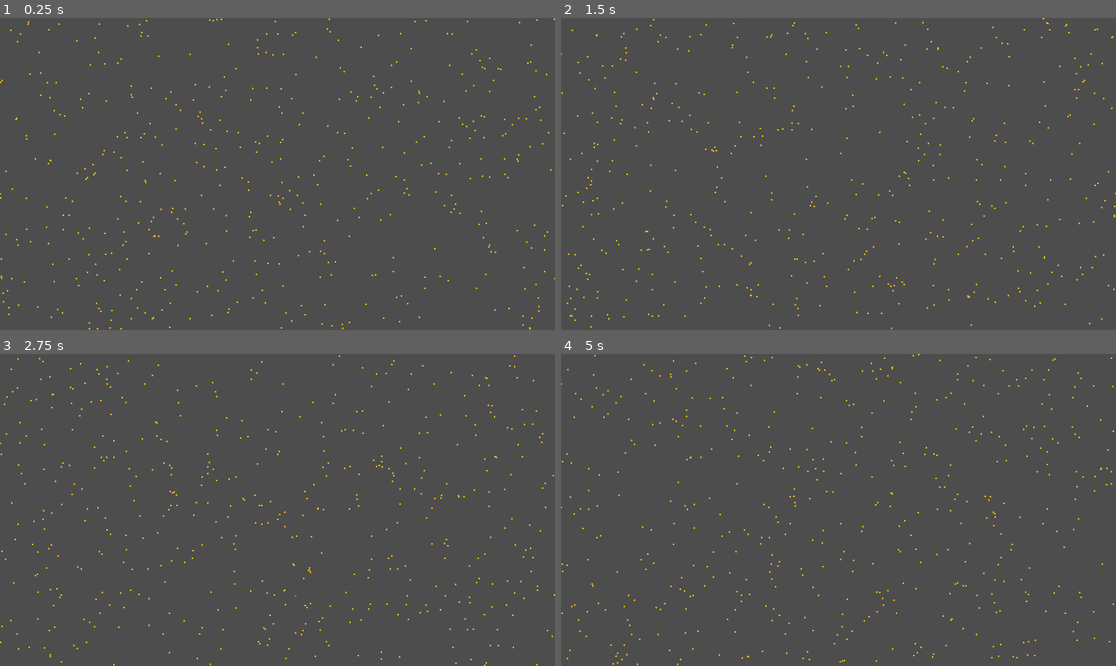
Above: before the commit, frames 1-4 (two rows, left to right).
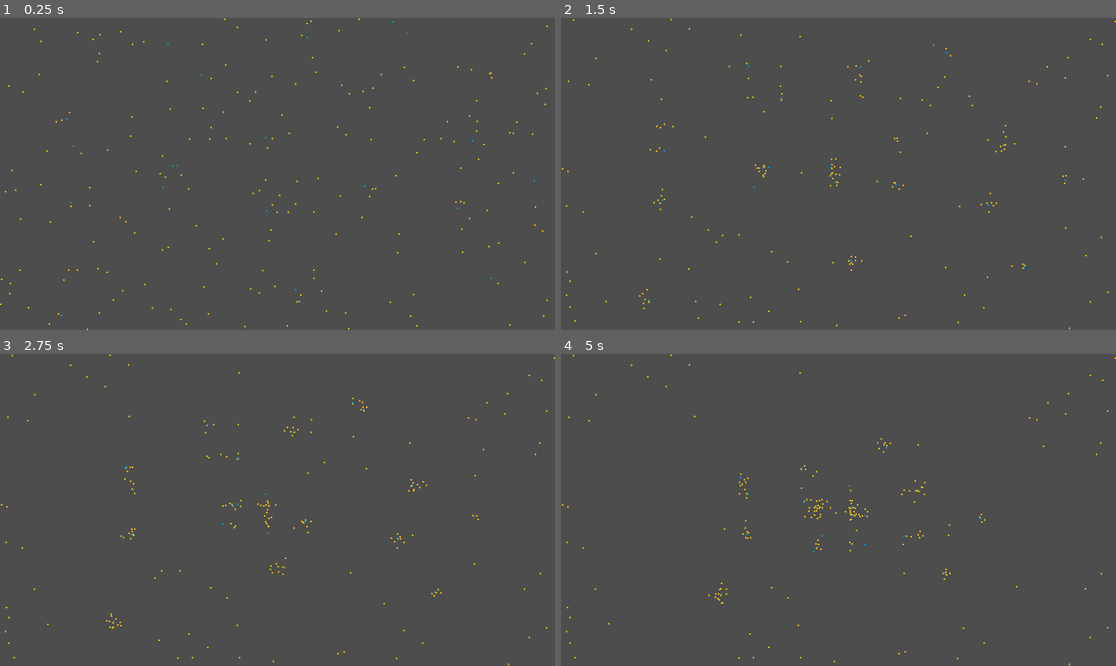
Above: after the commit, the same moments.

Repository: MDIVS/chemicals
Game: Godot game, scene res://core/main.tscn
Same seed, same stepped clock (60 frames per second), same inputs: the game is played once before the commit and once after it.
Inputs:
- Up to frame 1 (0.25 s): no input
- Up to frame 2 (1.5 s): no input
- Up to frame 3 (2.75 s): no input
- Up to frame 4 (5 s): no input

The runs differ from the first frame. In frame 1, 1.3% of the frame differs, in the area x 0-100%, y 0-100%; in frame 2, 1.2%; in frame 3, 1.2%; in frame 4, 1.3%.

Commit message:
added proton interaction

Diff:
--- a/core/main.gd
+++ b/core/main.gd
@@ -1,6 +1,7 @@
 extends Node2D
 
 const O_ELECTRON = preload("res://objects/electron/electron.tscn")
+const O_PROTON = preload("res://objects/proton/proton.tscn")
 
 var electrons:Array[Node]
 var protons:Array[Node]
@@ -8,9 +9,16 @@
 var unknowns:Array[Node]
 
 func _ready():
-	for i in 500:
+	for i in 200:
 		var e = O_ELECTRON.instantiate()
 		e.position = Vector2(G.view_size.x*randf(), G.view_size.y*randf())
 		e.controller = self
 		electrons.append(e)
 		add_child(e)
+
+	for i in 20:
+		var p = O_PROTON.instantiate()
+		p.position = Vector2(G.view_size.x*randf(), G.view_size.y*randf())
+		p.controller = self
+		protons.append(p)
+		add_child(p)
--- a/objects/electron/electron.gd
+++ b/objects/electron/electron.gd
@@ -1,11 +1,52 @@
 extends Sprite2D
 
+
+const FRICTION:float = .95
+
+const ELECTRON_INFLUENCE_DISTANCE:float = 10
+const PROTON_INFLUENCE_DISTANCE:float = 100
+
 var motion:Vector2 = Vector2(randf()*2-1, randf()*2-1)
-var controller
+var controller:Node
 
 func _process(delta):
-	position += motion.normalized()*delta*250
 	if position.x<0: motion.x = abs(motion.x)
 	if position.y<0: motion.y = abs(motion.y)
 	if position.x>G.view_size.x: motion.x = -abs(motion.x)
 	if position.y>G.view_size.y: motion.y = -abs(motion.y)
+	position += motion*delta*250
+
+	for e in controller.electrons:
+		if e!=self && position.distance_to(e.position) < ELECTRON_INFLUENCE_DISTANCE:
+			var x_force:float = (position.x-e.position.x)/PROTON_INFLUENCE_DISTANCE
+			var y_force:float = (position.y-e.position.y)/PROTON_INFLUENCE_DISTANCE
+			x_force = (abs(x_force)-1)*sign(x_force)
+			y_force = (abs(y_force)-1)*sign(y_force)
+
+			x_force = x_force*x_force*sign(x_force)
+			y_force = y_force*y_force*sign(y_force)
+			x_force = x_force*x_force*sign(x_force)
+			y_force = y_force*y_force*sign(y_force)
+			x_force = x_force*x_force*sign(x_force)
+			y_force = y_force*y_force*sign(y_force)
+
+			var force:Vector2 = Vector2(x_force, y_force)
+			motion -= force*.1
+#			motion += (position-e.position)/ELECTRON_INFLUENCE_DISTANCE*delta
+
+	for p in controller.protons:
+		if p!=self && position.distance_to(p.position) < PROTON_INFLUENCE_DISTANCE:
+			var x_force:float = (position.x-p.position.x)/PROTON_INFLUENCE_DISTANCE
+			var y_force:float = (position.y-p.position.y)/PROTON_INFLUENCE_DISTANCE
+			x_force = (abs(x_force)-1)*sign(x_force)
+			y_force = (abs(y_force)-1)*sign(y_force)
+
+			var force:Vector2 = Vector2(x_force*x_force*sign(x_force), y_force*y_force*sign(y_force))
+#			force *= 2
+#			force = force*force
+
+			motion += force*.1
+#			motion -= (position-p.position)/PROTON_INFLUENCE_DISTANCE*delta*100
+
+	motion *= FRICTION
+#	if motion.length() < .1: motion = motion.normalized()*.1
--- a/objects/electron/electron.tscn
+++ b/objects/electron/electron.tscn
@@ -1,8 +1,8 @@
-[gd_scene load_steps=3 format=3 uid="uid://nthetvkh7dyc"]
+[gd_scene load_steps=3 format=3 uid="uid://qnxxto6dbxkh"]
 
-[ext_resource type="Texture2D" uid="uid://byomnm17hj1ue" path="res://objects/electron/icon.png" id="1_731ep"]
+[ext_resource type="Texture2D" uid="uid://byomnm17hj1ue" path="res://objects/electron/electron.png" id="1_5npmo"]
 [ext_resource type="Script" path="res://objects/electron/electron.gd" id="1_nkh3b"]
 
 [node name="Electron" type="Sprite2D"]
-texture = ExtResource("1_731ep")
+texture = ExtResource("1_5npmo")
 script = ExtResource("1_nkh3b")
--- /dev/null
+++ b/objects/proton/proton.gd
@@ -0,0 +1,30 @@
+extends Sprite2D
+
+const ELECTRON_INFLUENCE_DISTANCE:float = 1000
+const PROTON_INFLUENCE_DISTANCE:float = 100
+
+var motion:Vector2 = Vector2(randf()*2-1, randf()*2-1)
+var controller:Node
+
+func _process(delta):
+	position += motion.normalized()*delta*50
+	if position.x<0: motion.x = abs(motion.x)
+	if position.y<0: motion.y = abs(motion.y)
+	if position.x>G.view_size.x: motion.x = -abs(motion.x)
+	if position.y>G.view_size.y: motion.y = -abs(motion.y)
+
+	for e in controller.electrons:
+		if e!=self && position.distance_to(e.position) < ELECTRON_INFLUENCE_DISTANCE:
+			var x_force:float = (position.x-e.position.x)/PROTON_INFLUENCE_DISTANCE
+			var y_force:float = (position.y-e.position.y)/PROTON_INFLUENCE_DISTANCE
+			x_force = (abs(x_force)-1)*sign(x_force)
+			y_force = (abs(y_force)-1)*sign(y_force)
+
+			var force:Vector2 = Vector2(x_force, y_force)
+			motion -= force*.001
+
+	for p in controller.protons:
+		if p!=self && position.distance_to(p.position) < PROTON_INFLUENCE_DISTANCE:
+			motion += (position-p.position)/PROTON_INFLUENCE_DISTANCE*delta
+
+	if motion.length() > 1: motion = motion.normalized()
--- /dev/null
+++ b/objects/proton/proton.tscn
@@ -0,0 +1,8 @@
+[gd_scene load_steps=3 format=3 uid="uid://2i17emsbdjmj"]
+
+[ext_resource type="Texture2D" uid="uid://b64updaklqvqo" path="res://objects/proton/proton.png" id="1_re0v5"]
+[ext_resource type="Script" path="res://objects/proton/proton.gd" id="2_sb8ks"]
+
+[node name="Proton" type="Sprite2D"]
+texture = ExtResource("1_re0v5")
+script = ExtResource("2_sb8ks")
--- a/project.godot
+++ b/project.godot
@@ -13,7 +13,7 @@
 config/name="chemicals"
 run/main_scene="res://core/main.tscn"
 config/features=PackedStringArray("4.0", "Vulkan Clustered")
-config/icon="res://objects/electron/icon.png"
+config/icon="res://objects/electron/electron.png"
 
 [autoload]
 
Renamed: objects/electron/icon.png -> objects/electron/electron.png
Not shown, added: objects/electron/electron.png.import
Binary file added: objects/proton/proton.png
Not shown, changed: objects/proton/proton.png.import
